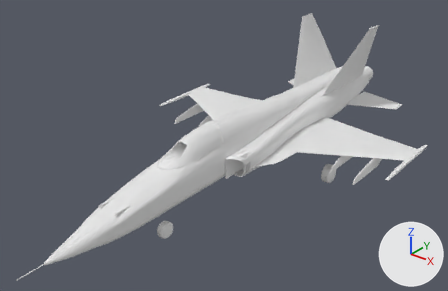
The Blender file Assets/Models/F-6EX.blend: old version first, new version second.
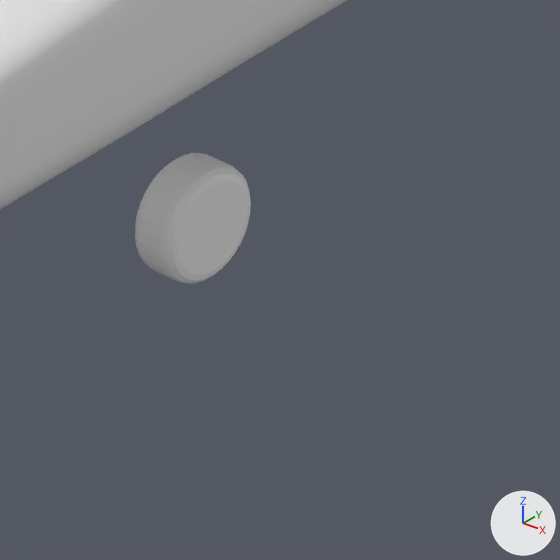
The first picture shows the older version from a 50 mm lens placed at (3.26, -4.28, 2.55), pointed at (-0.06, -0.13, -0.02). The close-ups show both versions on the part from 31% to 48% of the width and 68% to 95% of the height of that picture; other places that the commit changed are outside them. Arrows for +X, +Y and +Z are at lower right; the lights stay in place.

The older version as bpy lines, for what is in view:
```python
me_cylinder = bpy.data.meshes.new('Cylinder')
me_cylinder.from_pydata(...)  # 3035 vertices, 2696 faces; spans x -0.79..0.21, y 0.0..1.4, z -2.5..2.49
me_cylinder.polygons.foreach_set('use_smooth', [True] * 2696)
me_cylinder_021 = bpy.data.meshes.new('Cylinder.021')
me_cylinder_021.from_pydata(...)  # 256 vertices, 226 faces; spans x -0.077..0.077, y -0.077..0.077, z -0.034..0.034
ob_body = bpy.data.objects.new('Body', me_cylinder)
ob_body.location = (0.0, 0.0, 0.0)
ob_body.rotation_euler = (3.142, 1.571, 1.571)  # degrees (180, 90, 90)
_m = ob_body.modifiers.new('Mirror', 'MIRROR')
_m.use_axis = (False, True, False)
ob_cylinder_001 = bpy.data.objects.new('Cylinder.001', me_cylinder_021)
ob_cylinder_001.location = (0.0, -1.033, -0.478)
ob_cylinder_001.rotation_euler = (0.0, 1.571, 0.0)  # degrees (0, 90, 0)
```
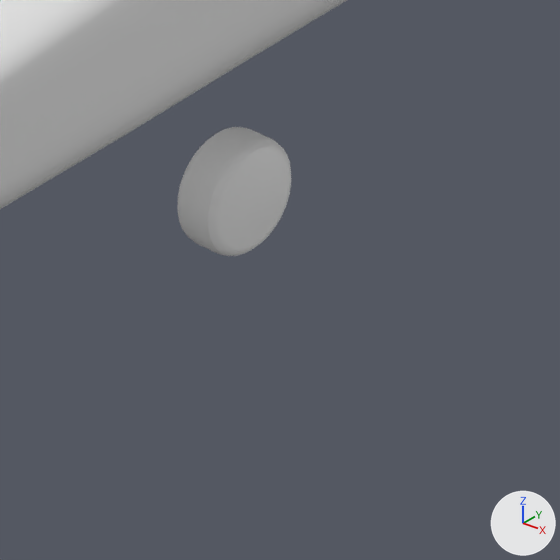
The change, as a list of edits to the scene's bpy script:
```text
Add me_cylinder_025:
    me_cylinder_025.from_pydata(...)  # a 16-sided cylinder along z spanning x -0.013..0.013, y -0.013..0.013, z -0.0709..0.0138
    me_cylinder_025.polygons.foreach_set('use_smooth', [True] * 18)
Change ob_cylinder_001:
    ob_cylinder_001: bpy.data.objects.new('Cylinder.001', me_cylinder_021) -> bpy.data.objects.new('Cylinder.001', me_cylinder_025)
    ob_cylinder_001.location: (0.0, -1.033, -0.478) -> (0.282, 0.713, -0.101)
Add ob_wheelfront:
    ob_wheelfront = bpy.data.objects.new('WheelFront', me_cylinder_021)
    ob_wheelfront.parent = ob_body
    ob_wheelfront.matrix_parent_inverse = Matrix(((0.0, 0.0, -1.0, 0.0), (1.0, 0.0, 0.0, 0.0), (0.0, -1.0, 0.0, 0.0), (0.0, 0.0, 0.0, 1.0)))
    ob_wheelfront.location = (0.0, -0.959, -0.477)
    ob_wheelfront.rotation_euler = (0.0, 1.571, 0.0)  # degrees (0, 90, 0)
```

What differs and where, as boxes [x1, y1, x2, y2] in the close-ups (560 x 560 px):
'Cylinder.001', reshaped, moved (not visible afterwards): before [135, 153, 251, 283]
'WheelFront', added: after [177, 127, 291, 256]
